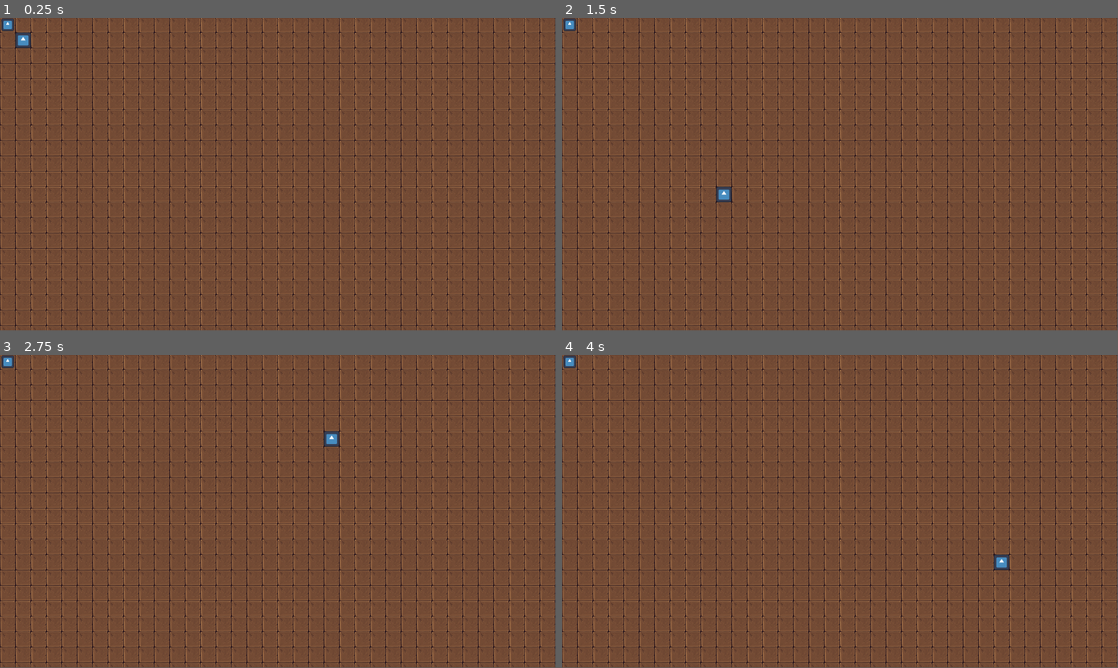
Above: before the commit, frames 1-4 (two rows, left to right).
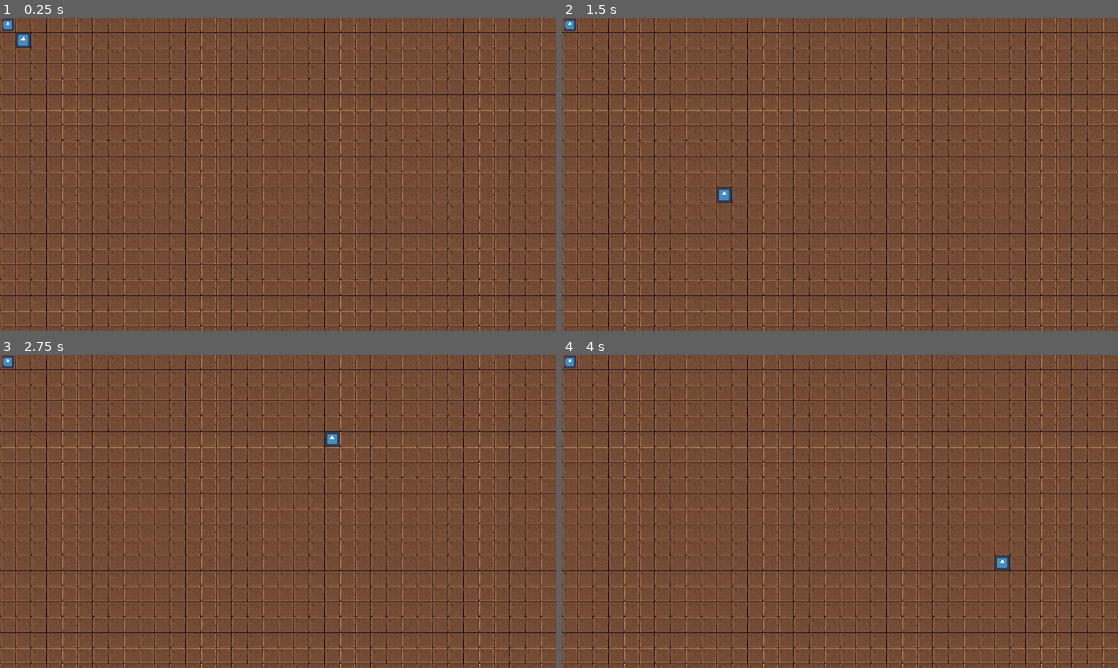
Above: after the commit, the same moments.

Repository: Johardt/farworld
Game: Godot game, scene res://scenes/main.tscn
Two runs of this game, one before a commit and one after it. Both use one fixed random seed, a clock stepped at 60 frames per second and the inputs below. The engine's default icon, where the game draws it, is replaced by a stand-in: a white triangle on a blue panel in a dark square.
Inputs (mouse positions are in pixels of both pictures, inside the frame that each line leads up to):
- Up to frame 1 (0.25 s): no input
- Up to frame 2 (1.5 s): tap Enter at 0.5 s; move the mouse to (962, 158) at 0.52 s; right-click (962, 158) at 0.6 s; tap Space at 1.25 s; move the mouse to (728, 190) at 1.27 s; right-click (728, 190) at 1.35 s
- Up to frame 3 (2.75 s): tap Enter at 2 s; move the mouse to (333, 442) at 2.02 s; right-click (333, 442) at 2.1 s
- Up to frame 4 (4 s): tap Space at 2.75 s; move the mouse to (812, 574) at 2.77 s; right-click (812, 574) at 2.85 s; tap Enter at 3.5 s; move the mouse to (1006, 558) at 3.52 s; right-click (1006, 558) at 3.6 s
In our replay, the window is 799x449 before the commit and 800x450 after it. These sizes can differ from the game's own. Grey fills any space a smaller window leaves; there, only what the larger window draws over its background counts as a difference.

The runs differ from the first frame. In frame 1, 14% of the frame differs, in the area x 0-100%, y 0-100%; in frame 2, 14%; in frame 3, 14%; in frame 4, 14%.

Commit message:
Update project metadata

Diff:
--- a/project.godot
+++ b/project.godot
@@ -13,7 +13,13 @@
 config/name="farworld"
 run/main_scene="uid://b418qo0rtv2c4"
 config/features=PackedStringArray("4.6", "Mobile")
+boot_splash/show_image=false
+boot_splash/use_filter=false
 config/icon="res://icon.svg"
+
+[display]
+
+window/stretch/mode="canvas_items"
 
 [input]
 
Not shown, changed: export_presets.cfg
Not shown, changed: .gitignore
